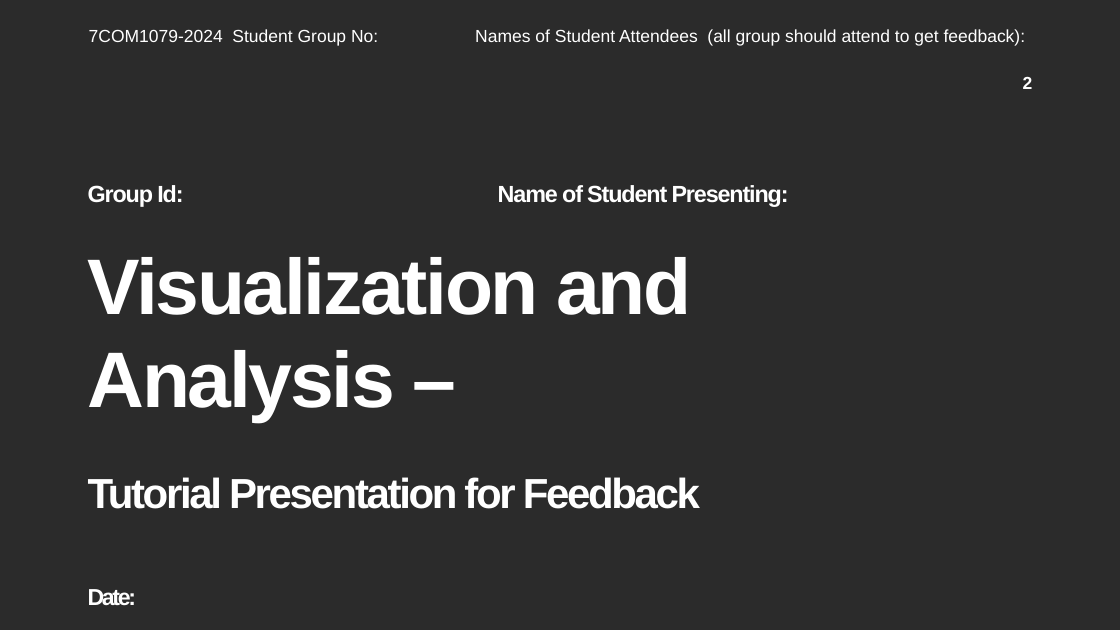
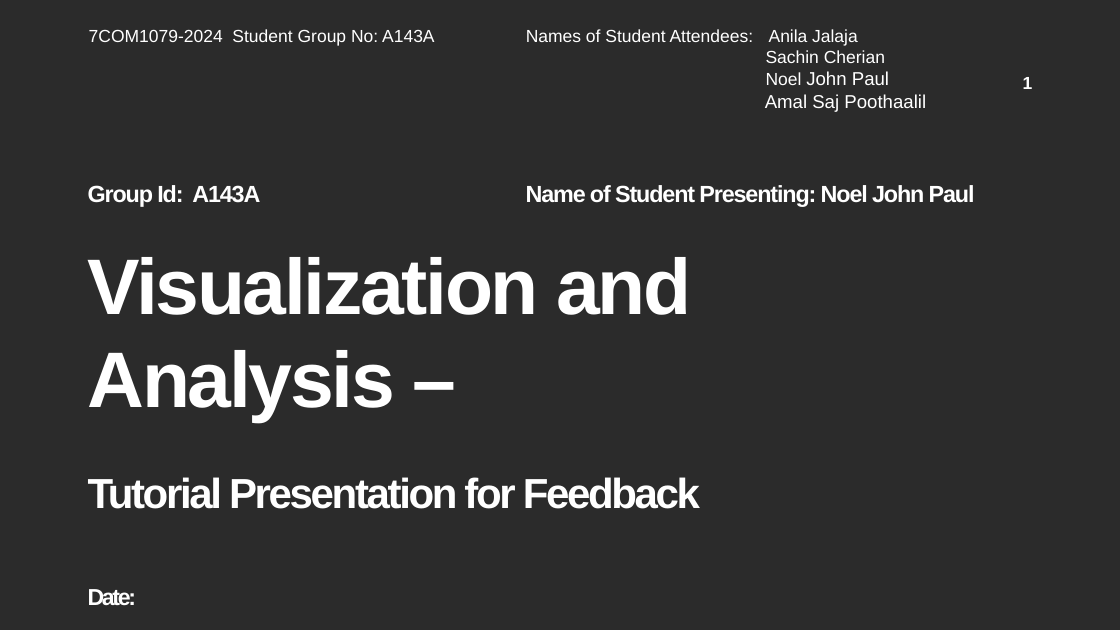
Before and after one commit to noelpaul07/A143A, a slide deck: slide 1 of vis_and_analysis_student_demo_template.pptx (slide 2 before the commit). Drawn at 1120x630 pixels with LibreOffice and Linux fonts; fonts in the diff are those of the drawing; background and template pictures are left out; a plain dark background stands for a picture behind light text. Boxes give left, top, right and bottom in pixels: in the first picture for what was removed or moved away, otherwise in the second. Text is boxed around its words. In the diff, an @@ line names an element or a change of style, - is before the commit and + after.

```diff
--- a/vis_and_analysis_student_demo_template.pptx
+++ b/vis_and_analysis_student_demo_template.pptx
@@ text at [89,29,926,112]: text changed @@
-7COM1079-2024 Student Group No: Names of Student Attendees (all group should attend to get feedback):
+7COM1079-2024 Student Group No: A143A Names of Student Attendees: Anila Jalaja
+Sachin Cherian
+Noel John Paul
+Amal Saj Poothaalil
@@ page number at [1023,77,1033,89]: text changed @@
-2
+1
@@ subtitle at [88,185,975,207]: text changed @@
-Group Id: Name of Student Presenting:
+Group Id: A143A Name of Student Presenting: Noel John Paul
```
Also in this commit, not shown: 2 other slides changed, 2 slides added, 4 slides removed.
